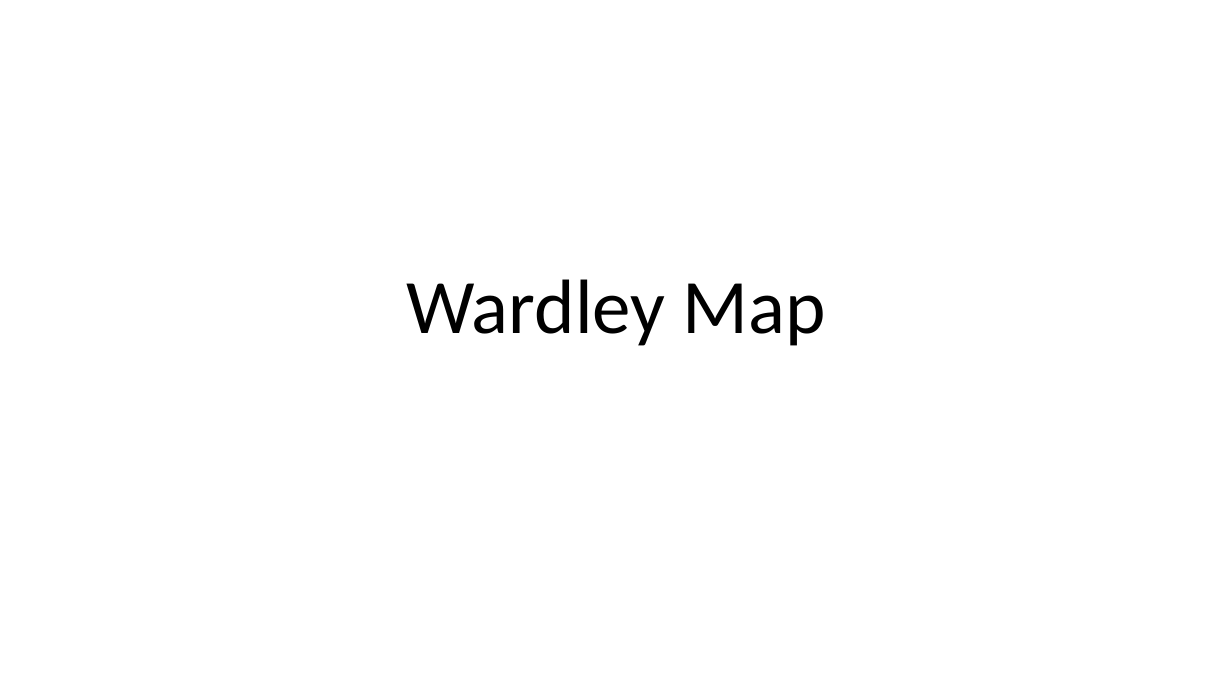
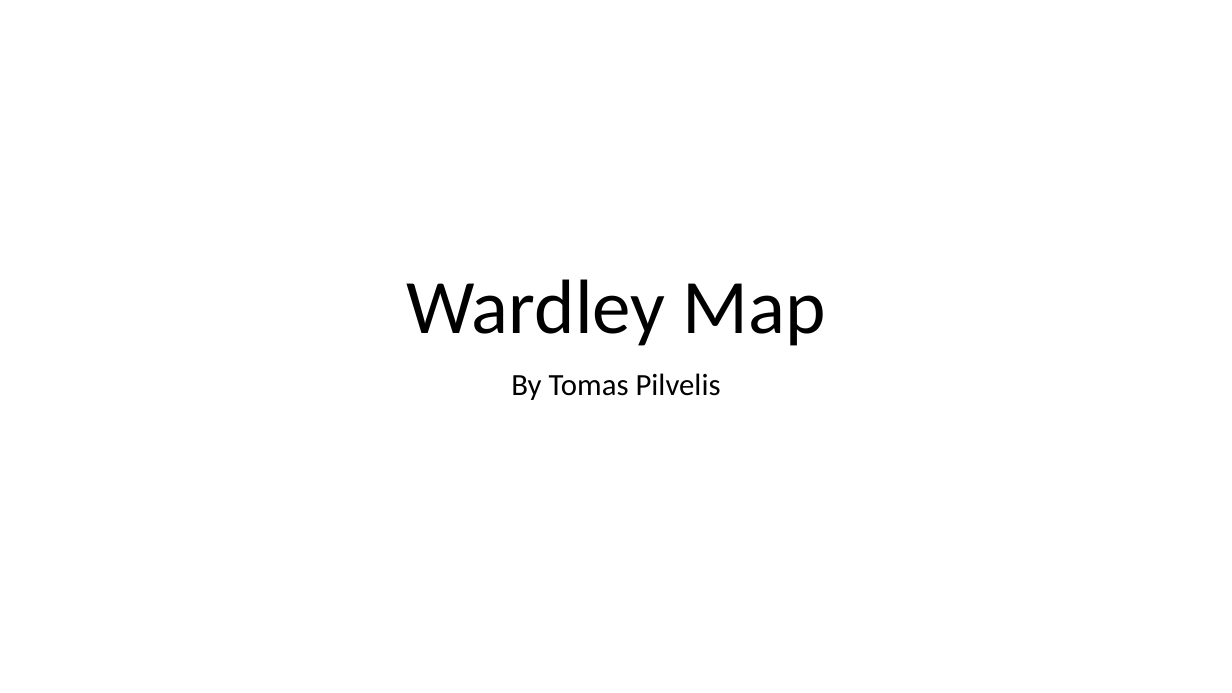
Before and after one commit to tpilvelis-gw/tomas-pilvelis-development-lead-application, a slide deck: slide 1 of wardley_map.pptx. Drawn at 1232x693 pixels with LibreOffice and Linux fonts; fonts in the diff are those of the drawing. Boxes give left, top, right and bottom in pixels: in the first picture for what was removed or moved away, otherwise in the second. Text is boxed around its words. In the diff, an @@ line names an element or a change of style, - is before the commit and + after.

```diff
--- a/wardley_map.pptx
+++ b/wardley_map.pptx
@@ subtitle added at [511, 373, 721, 400], 24 pt, text #000000 @@
+By Tomas Pilvelis
```
Also in this commit, not shown: 4 slides added, 2 slides removed.
